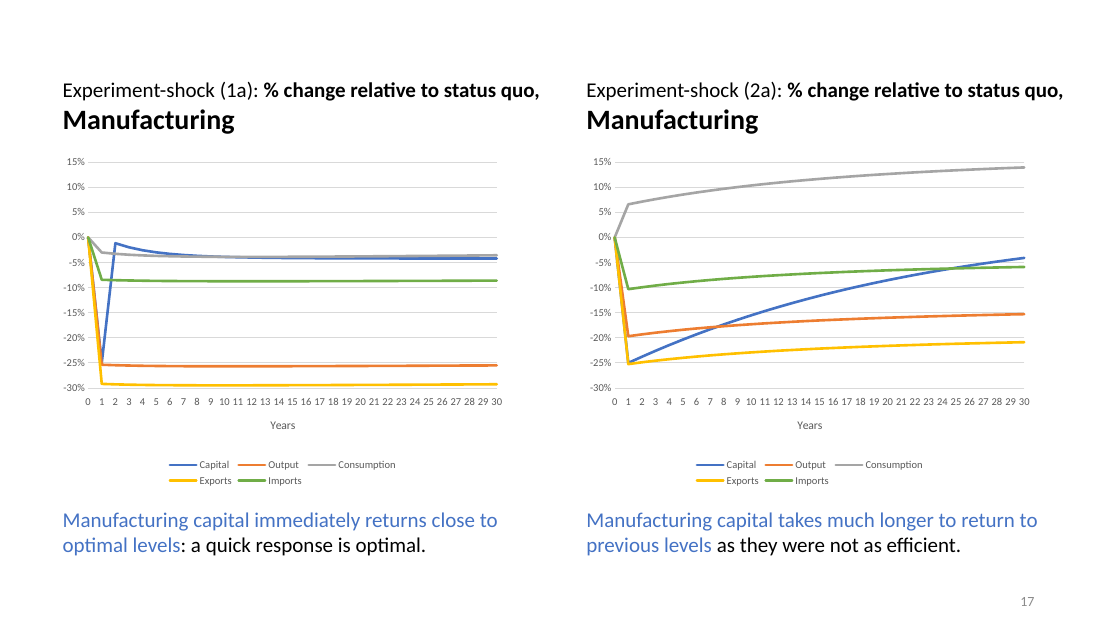
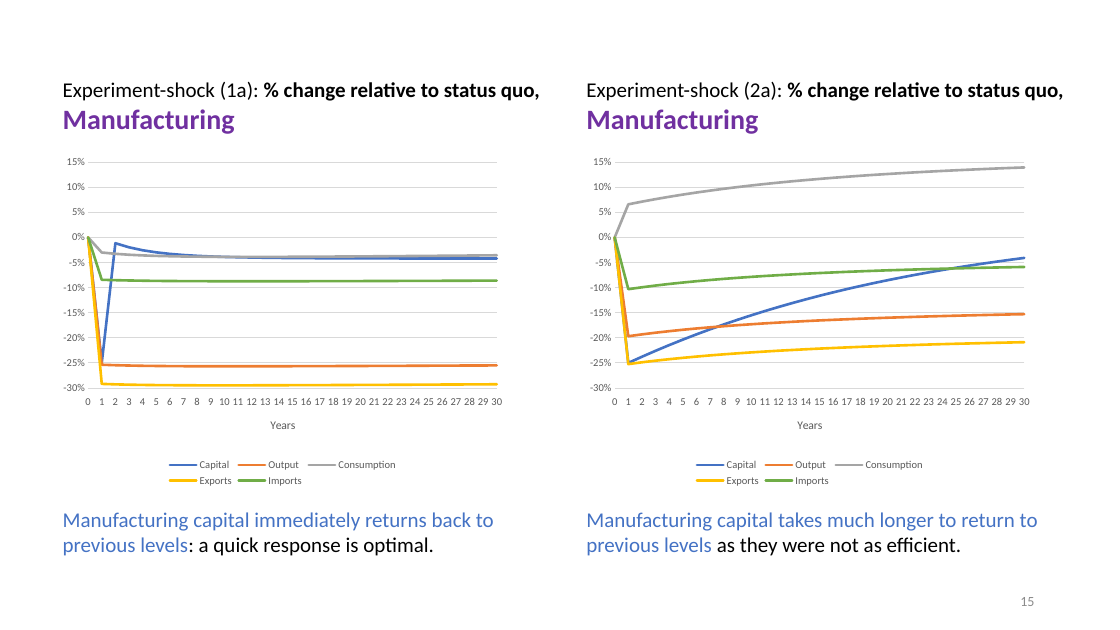
Before and after one commit to patrickocal/gladstone, a slide deck: slide 15 of powerpoint/glad-slides.pptx (slide 17 before the commit). Drawn at 1120x630 pixels with LibreOffice and Linux fonts; fonts in the diff are those of the drawing. Boxes give left, top, right and bottom in pixels: in the first picture for what was removed or moved away, otherwise in the second. Text is boxed around its words. In the diff, an @@ line names an element or a change of style, - is before the commit and + after.

Commit message:
slides cut back and updated

```diff
--- a/powerpoint/glad-slides.pptx
+++ b/powerpoint/glad-slides.pptx
@@ text at (63,109,235,134): text colour #000000 to #7030A0 in "Manufacturing" @@
@@ text at (586,109,758,134): text colour #000000 to #7030A0 in "Manufacturing" @@
@@ text at (63,512,494,556): text changed @@
-Manufacturing capital immediately returns close to optimal levels: a quick response is optimal.
+Manufacturing capital immediately returns back to previous levels: a quick response is optimal.
@@ page number at (1020,597,1034,606): text changed @@
-17
+15
```
Also in this commit, not shown: 13 other slides changed, 2 slides removed, 2 other files.
